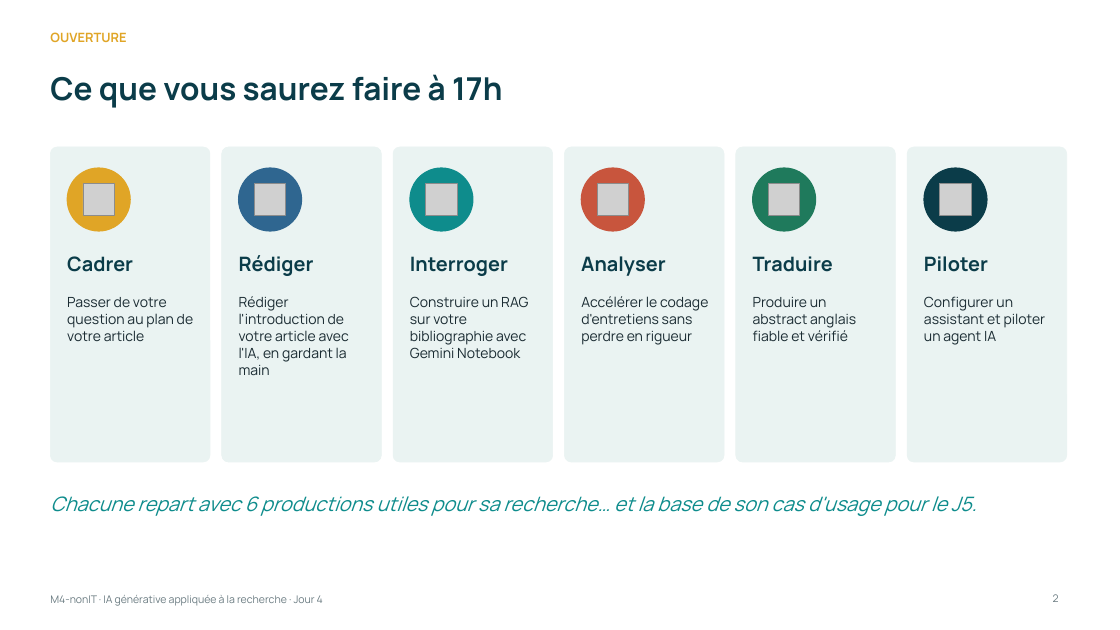
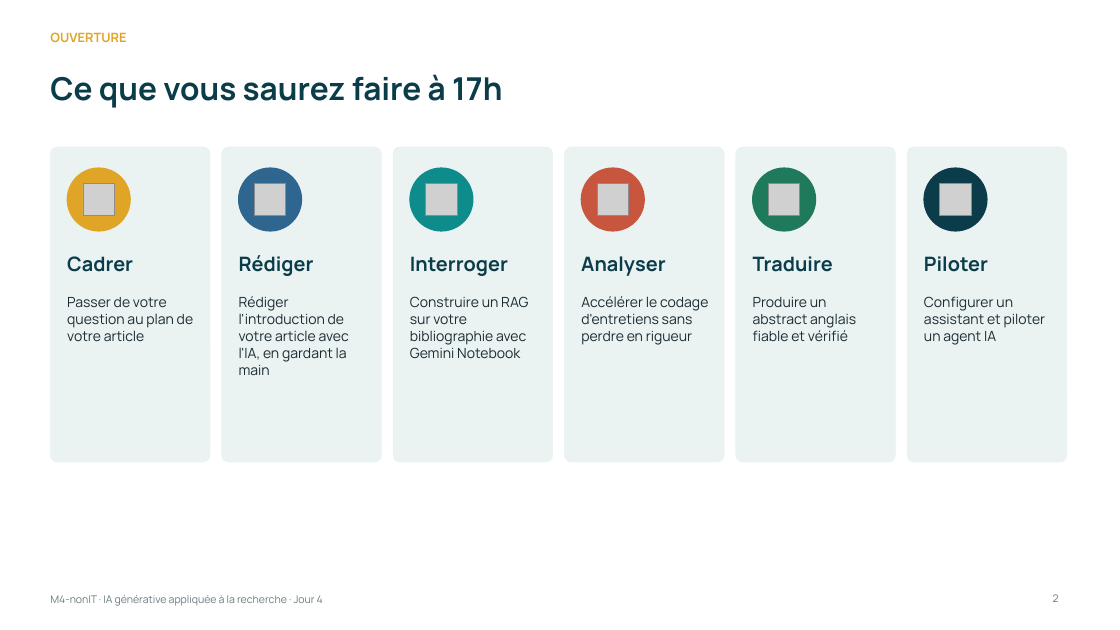
Before and after one commit to Amevi-isi/formation-chercheur-univ, a slide deck: slide 2 of module4_nonIT/M4-nonIT_IA_generative_appliquee.pptx. Drawn at 1120x630 pixels with LibreOffice and Linux fonts; fonts in the diff are those of the drawing; grey boxes stand for pictures. Boxes give left, top, right and bottom in pixels: in the first picture for what was removed or moved away, otherwise in the second. Text is boxed around its words. In the diff, an @@ line names an element or a change of style, - is before the commit and + after.

```diff
--- a/module4_nonIT/M4-nonIT_IA_generative_appliquee.pptx
+++ b/module4_nonIT/M4-nonIT_IA_generative_appliquee.pptx
@@ text removed at bbox=[50, 496, 977, 516] @@
-Chacune repart avec 6 productions utiles pour sa recherche… et la base de son cas d'usage pour le J5.
```
Also in this commit, not shown: 5 other slides changed, 1 slide added, 1 other file.
